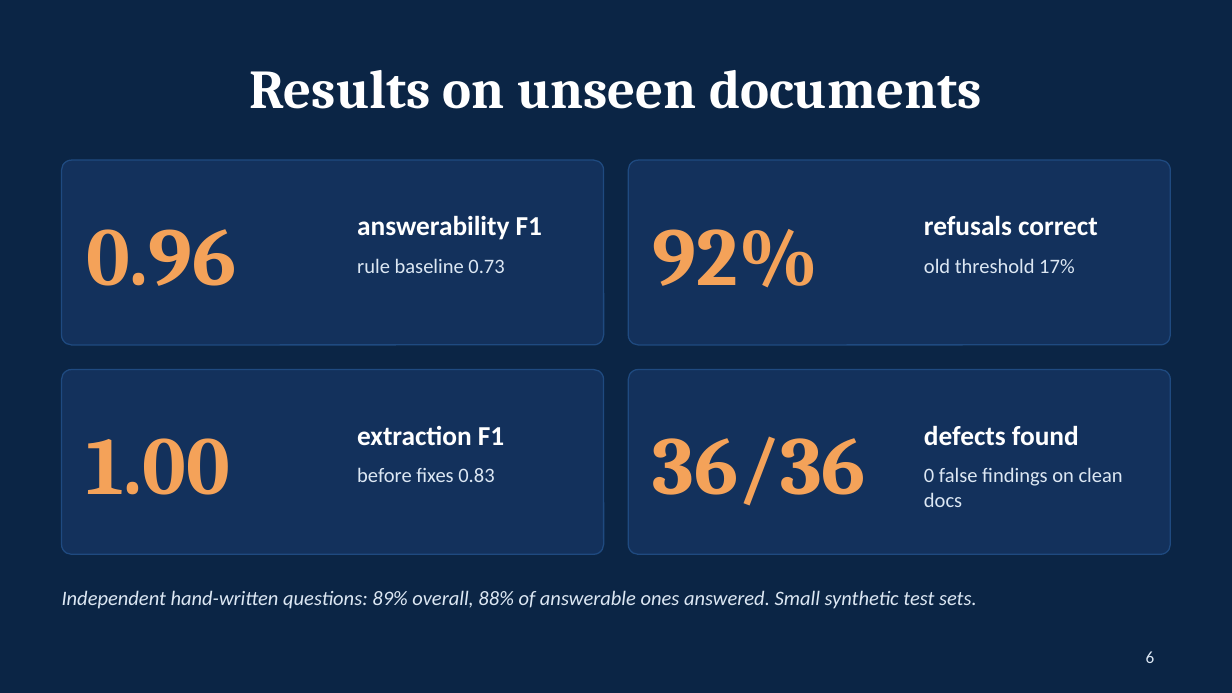
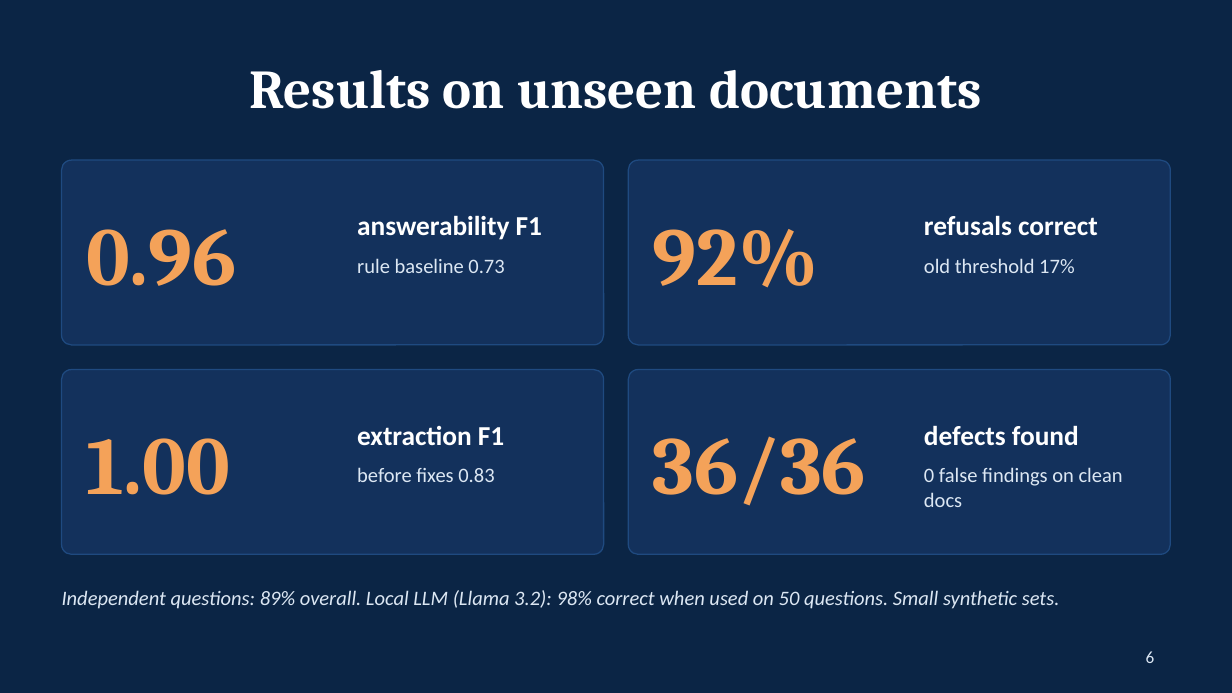
Before and after one commit to aishwarya-mc/AUTOSAR-HLD-intelligence, a slide deck: slide 6 of presentation/CB.SC.U4AIE23211_Presentation_v1.0.pptx. Drawn at 1232x693 pixels with LibreOffice and Linux fonts; fonts in the diff are those of the drawing. Boxes give left, top, right and bottom in pixels: in the first picture for what was removed or moved away, otherwise in the second. Text is boxed around its words. In the diff, an @@ line names an element or a change of style, - is before the commit and + after.

```diff
--- a/presentation/CB.SC.U4AIE23211_Presentation_v1.0.pptx
+++ b/presentation/CB.SC.U4AIE23211_Presentation_v1.0.pptx
@@ text at [62,590,1060,609]: text changed @@
-Independent hand-written questions: 89% overall, 88% of answerable ones answered. Small synthetic test sets.
+Independent questions: 89% overall. Local LLM (Llama 3.2): 98% correct when used on 50 questions. Small synthetic sets.
```
Also in this commit, not shown: 3 other slides changed, 7 other files.
